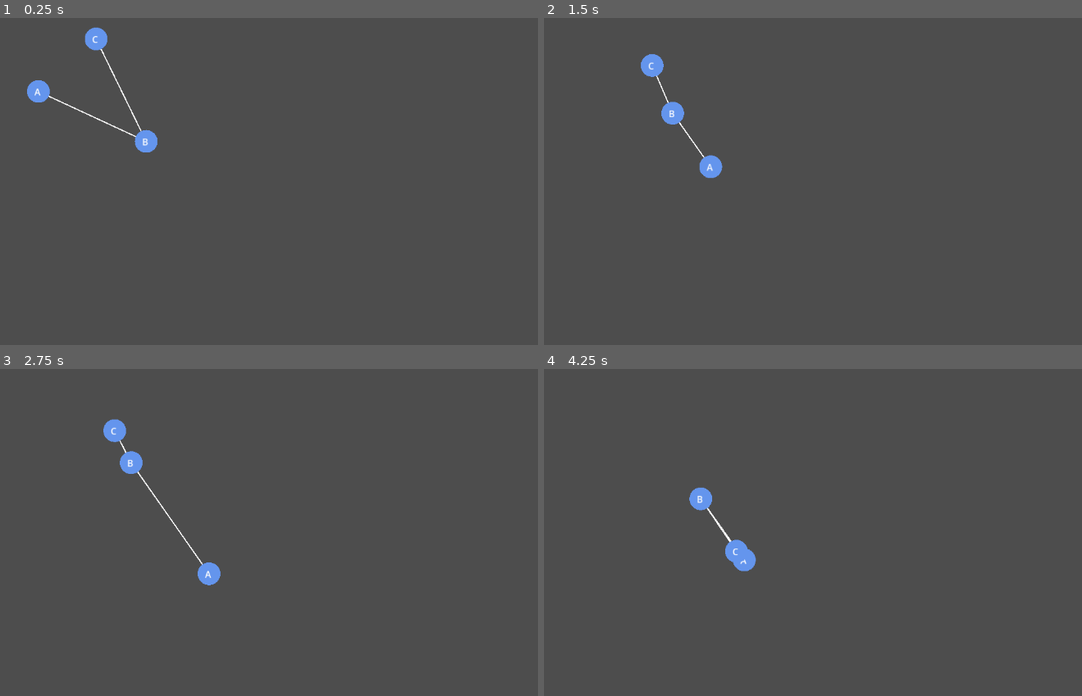
Above: before the commit, frames 1-4 (two rows, left to right).
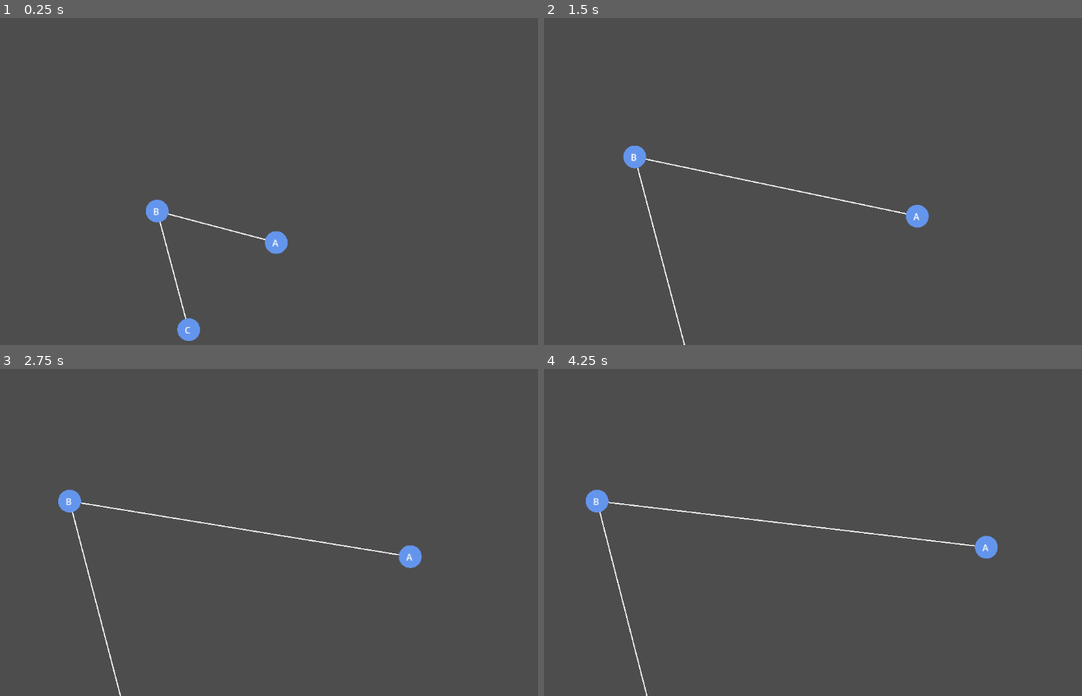
Above: after the commit, the same moments.

Repository: Alexosis/metagraph2D
Game: Godot game, scene res://scenes/graph_view.tscn
The game is run twice, just before and just after one commit, with the same random seed, the same clock (stepped at 60 frames per second) and the same inputs.
Inputs (mouse positions are in pixels of both pictures, inside the frame that each line leads up to):
- Up to frame 1 (0.25 s): no input
- Up to frame 2 (1.5 s): drag from (587, 93) to (683, 132) at 0.52 s; drag from (683, 132) to (759, 233) at 1.27 s
- Up to frame 3 (2.75 s): move the mouse to (129, 463) at 2.02 s; click (129, 463) at 2.17 s
- Up to frame 4 (4.25 s): drag from (656, 431) to (753, 575) at 2.77 s; move the mouse to (990, 568) at 3.52 s; click (990, 568) at 3.67 s

The runs differ from the first frame. In frame 1, 1.8% of the frame differs, in the area x 5-54%, y 2-99%; in frame 2, 1.6%; in frame 3, 1.8%; in frame 4, 1.7%.

Commit message:
weight moved to nodes

Diff:
--- a/scripts/graph_view.gd
+++ b/scripts/graph_view.gd
@@ -38,12 +38,12 @@
 func _ready():
 	graph = Graph_Data.new()
 
-	graph.nodes[0] = { "pos": Vector2(200, 200), "data": "A" }
-	graph.nodes[1] = { "pos": Vector2(400, 300), "data": "B" }
-	graph.nodes[2] = { "pos": Vector2(300, 100), "data": "C" }
+	graph.nodes[0] = { "pos": Vector2(501, 500), "data": "A", "weight": 1.0 }
+	graph.nodes[1] = { "pos": Vector2(500, 500), "data": "B", "weight": 2.0 }
+	graph.nodes[2] = { "pos": Vector2(500, 501), "data": "C", "weight": 20.0 }
 	graph.edges = [
-		{"from": 0, "to": 1, "weight": 1.0},
-		{"from": 1, "to": 2, "weight": 3.0}
+		{"from": 0, "to": 1},
+		{"from": 1, "to": 2}
 	]
 
 	#graph.edges = [
--- a/scripts/layout/force_atlas2.gd
+++ b/scripts/layout/force_atlas2.gd
@@ -1,20 +1,20 @@
 extends RefCounted
 class_name ForceAtlas2Layout
 
-var repulsion_strength := 200.0
-var edge_weight_multiplier := 100.0
+var repulsion_strength := 100000000.0
+var edge_weight_multiplier := 2.0
 var attraction_strength := 0.01
 var damping := 0.85
 var max_speed := 500.0
 
 var velocities := {} # id -> Vector2
 
-func _build_edge_manp(edges: Array) -> Dictionary:
+func _build_edge_manp(edges: Array, nodes: Dictionary) -> Dictionary:
 	var map:= {}
 	for edge in edges:
 		var a: int = edge["from"]
 		var b: int = edge["to"]
-		var w: float = edge["weight"]
+		var w: float = nodes[edge["from"]]["weight"] * nodes[edge["to"]]["weight"]
 
 		map[a] = map.get(a, [])
 		map[a].append({ "to": b, "weight": w })
@@ -30,7 +30,7 @@
 
 func step(nodes: Dictionary, edges: Array, delta: float) -> Dictionary:
 
-	var edge_map := _build_edge_manp(edges)
+	var edge_map := _build_edge_manp(edges, nodes)
 
 	# --- REPULSION ---
 	for id_a in nodes.keys():
